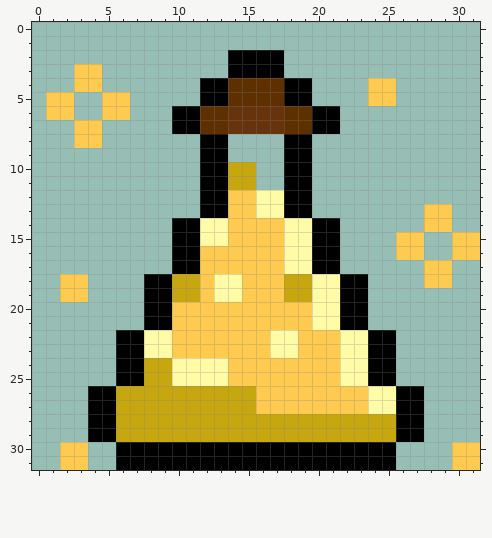
Pixel-art sprite, stored at Content/Items/Weapons/Magic/Concoctions/IchorConcoction.png. The picture above is the old version.
The file is 32x32 pixels.
And afterwards:
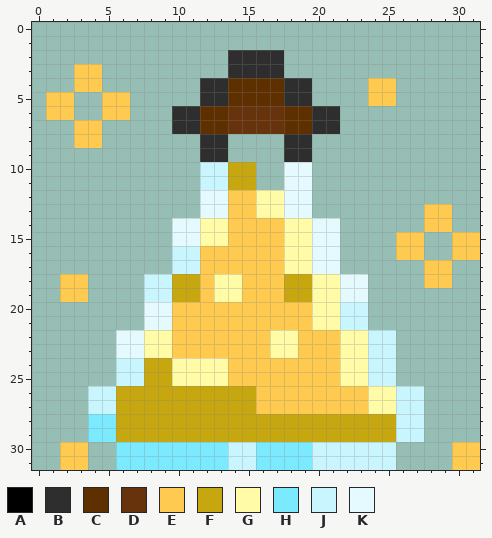
Palette (. is transparent): A #000000  B #2e2e2e  C #5e3000  D #66330d  E #feca50  F #c7a70f  G #fffba6  H #7ceafe  J #c9f6fe  K #e5fafe
Changes in this commit:
@@ x 0..31 @@
  1 ................................
- 2 ..............AAAA..............
- 3 ...EE.........AAAA..............
- 4 ...EE.......AACCCCAA....EE......
- 5 .EE..EE.....AACCCCAA....EE......
- 6 .EE..EE...AACCDDDDCCAA..........
- 7 ...EE.....AACCDDDDCCAA..........
- 8 ...EE.......AA....AA............
- 9 ............AA....AA............
-10 ............AAFF..AA............
-11 ............AAFF..AA............
-12 ............AAEEGGAA............
-13 ............AAEEGGAA........EE..
-14 ..........AAGGEEEEGGAA......EE..
-15 ..........AAGGEEEEGGAA....EE..EE
-16 ..........AAEEEEEEGGAA....EE..EE
-17 ..........AAEEEEEEGGAA......EE..
-18 ..EE....AAFFEGGEEEFFGGAA....EE..
-19 ..EE....AAFFEGGEEEFFGGAA........
-20 ........AAEEEEEEEEEEGGAA........
-21 ........AAEEEEEEEEEEGGAA........
-22 ......AAGGEEEEEEEGGEEEGGAA......
-23 ......AAGGEEEEEEEGGEEEGGAA......
-24 ......AAFFGGGGEEEEEEEEGGAA......
-25 ......AAFFGGGGEEEEEEEEGGAA......
-26 ....AAFFFFFFFFFFEEEEEEEEGGAA....
-27 ....AAFFFFFFFFFFEEEEEEEEGGAA....
-28 ....AAFFFFFFFFFFFFFFFFFFFFAA....
-29 ....AAFFFFFFFFFFFFFFFFFFFFAA....
-30 ..EE..AAAAAAAAAAAAAAAAAAAA....EE
-31 ..EE..AAAAAAAAAAAAAAAAAAAA....EE
+ 2 ..............BBBB..............
+ 3 ...EE.........BBBB..............
+ 4 ...EE.......BBCCCCBB....EE......
+ 5 .EE..EE.....BBCCCCBB....EE......
+ 6 .EE..EE...BBCCDDDDCCBB..........
+ 7 ...EE.....BBCCDDDDCCBB..........
+ 8 ...EE.......BB....BB............
+ 9 ............BB....BB............
+10 ............JJFF..KK............
+11 ............JJFF..KK............
+12 ............KKEEGGKK............
+13 ............KKEEGGKK........EE..
+14 ..........KKGGEEEEGGKK......EE..
+15 ..........KKGGEEEEGGKK....EE..EE
+16 ..........JJEEEEEEGGKK....EE..EE
+17 ..........JJEEEEEEGGKK......EE..
+18 ..EE....JJFFEGGEEEFFGGKK....EE..
+19 ..EE....JJFFEGGEEEFFGGKK........
+20 ........KKEEEEEEEEEEGGJJ........
+21 ........KKEEEEEEEEEEGGJJ........
+22 ......KKGGEEEEEEEGGEEEGGJJ......
+23 ......KKGGEEEEEEEGGEEEGGJJ......
+24 ......JJFFGGGGEEEEEEEEGGJJ......
+25 ......JJFFGGGGEEEEEEEEGGJJ......
+26 ....JJFFFFFFFFFFEEEEEEEEGGJJ....
+27 ....JJFFFFFFFFFFEEEEEEEEGGJJ....
+28 ....HHFFFFFFFFFFFFFFFFFFFFJJ....
+29 ....HHFFFFFFFFFFFFFFFFFFFFJJ....
+30 ..EE..HHHHHHHHJJHHHHJJJJJJ....EE
+31 ..EE..HHHHHHHHJJHHHHJJJJJJ....EE
Where, in picture pixels (left, top, right, bottom), the same in both pictures:
changed: (88, 50, 424, 470)
